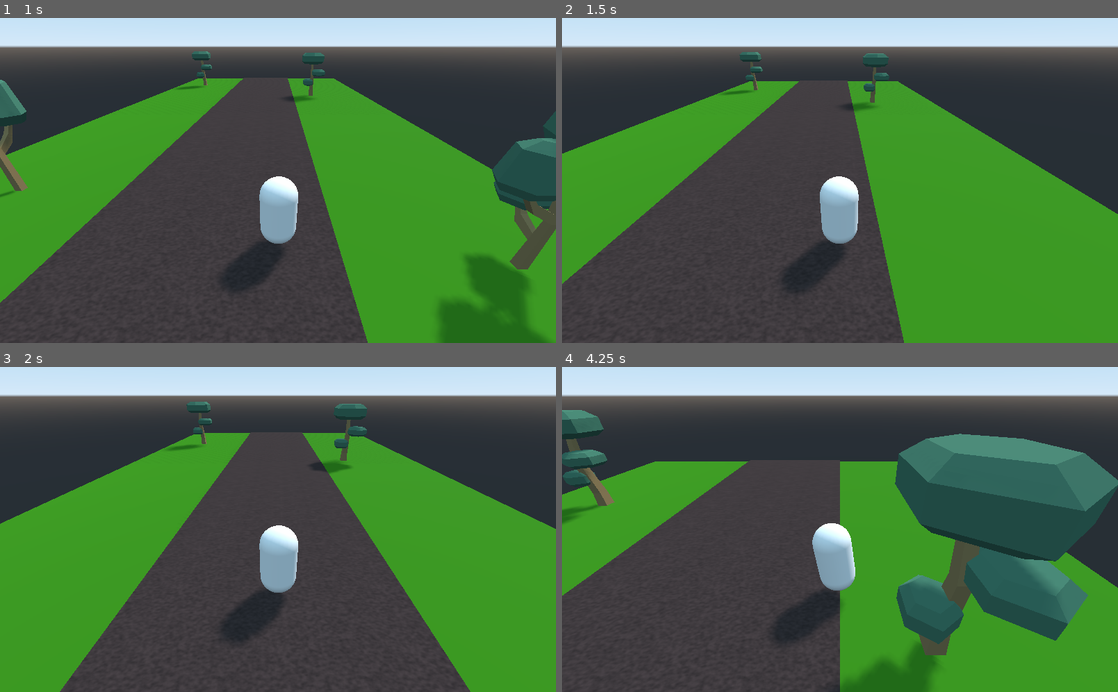
Above: before the commit, frames 1-4 (two rows, left to right).
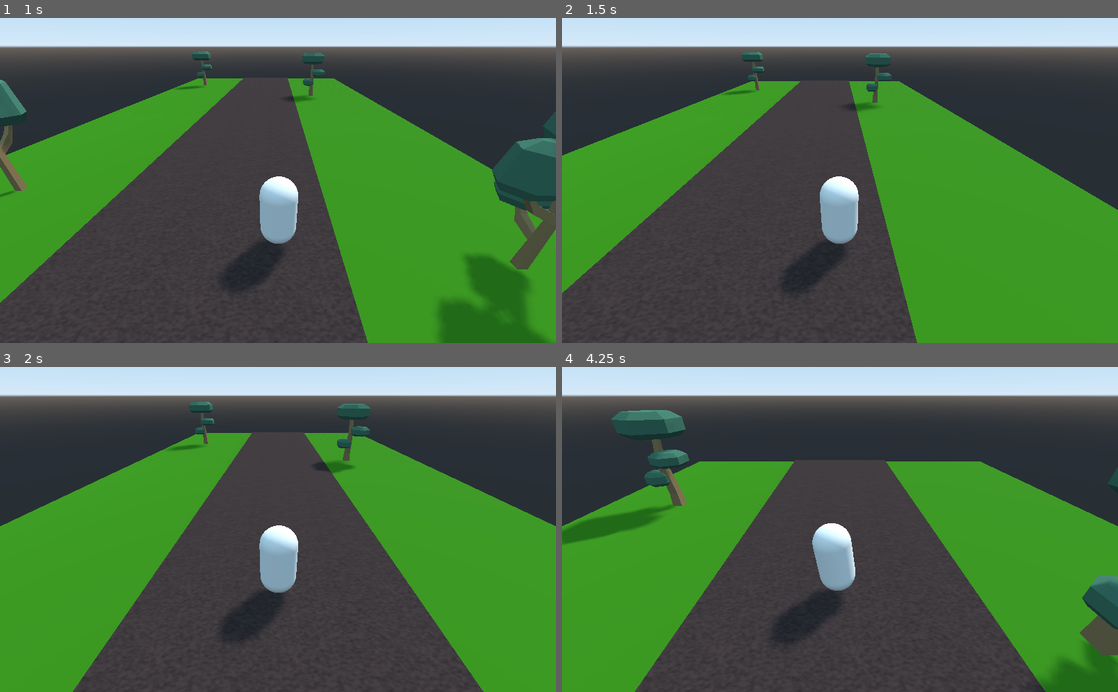
Above: after the commit, the same moments.

Repository: CSIXILL/godot_aitajuoksu_ma_2022
Game: Godot game, scene res://Main.tscn
Two runs of this game, one before a commit and one after it. Both use one fixed random seed, a clock stepped at 60 frames per second and the inputs below.
Inputs:
- Up to frame 1 (1 s): hold Right (move_right) from 0.53 s (still down)
- Up to frame 2 (1.5 s): release Right (move_right) at 1.28 s; hold Left (move_left) from 1.28 s (still down)
- Up to frame 3 (2 s): keep holding Left (move_left)
- Up to frame 4 (4.25 s): release Left (move_left) at 2.03 s; hold Right (move_right) 2.03-3.53 s; hold Left (move_left) from 3.53 s (still down)

Frame 1 is identical in both runs. In frame 2, 2.4% of the frame differs, in the area x 0-100%, y 10-100%; in frame 3, 2.8%; in frame 4, 51%, in the area x 0-100%, y 13-100%.

Commit message:
jump

Diff:
--- /dev/null
+++ b/Main.gd
@@ -0,0 +1,17 @@
+extends Spatial
+
+var run_speed: float = 8.0
+var jump_length: float = 5.5
+var jump_height: float = 2.0
+
+onready var player = $Player
+
+
+# Called when the node enters the scene tree for the first time.
+func _ready():
+	player.setup_jump(jump_length, jump_height, run_speed)
+
+
+# Called every frame. 'delta' is the elapsed time since the previous frame.
+#func _process(delta):
+#	pass
--- a/Main.tscn
+++ b/Main.tscn
@@ -1,9 +1,11 @@
-[gd_scene load_steps=3 format=2]
+[gd_scene load_steps=4 format=2]
 
 [ext_resource path="res://RoadStart.tscn" type="PackedScene" id=1]
 [ext_resource path="res://Player.tscn" type="PackedScene" id=2]
+[ext_resource path="res://Main.gd" type="Script" id=3]
 
 [node name="Main" type="Spatial"]
+script = ExtResource( 3 )
 
 [node name="RoadStart" parent="." instance=ExtResource( 1 )]
 transform = Transform( 1, 0, 0, 0, 1, 0, 0, 0, 1, 0, 0, 50 )
--- a/Player.gd
+++ b/Player.gd
@@ -1,6 +1,6 @@
 extends KinematicBody
 
-var run_speed := 8.0
+var run_speed: float
 var sidestep_speed := 5.0
 var velocity := Vector3()
 
@@ -8,6 +8,9 @@
 var step_freq: float = 2.0
 var step_height: float = 0.2
 var step_tilt: float = 8.0
+
+var gravity: float
+var jump_speed: float
 
 
 onready var body_hinge = $BodyHinge
@@ -29,3 +32,8 @@
 	velocity.x = sideways * sidestep_speed
 	velocity.z = -run_speed
 	move_and_slide(velocity)
+
+func setup_jump(length: float, height: float, speed: float):
+	run_speed = speed
+	gravity = 8.0 * height * speed * speed / (length * length)
+	jump_speed = 4.0 * height * speed / length
--- a/RoadBase.tscn
+++ b/RoadBase.tscn
@@ -23,6 +23,12 @@
 material = SubResource( 5 )
 size = Vector3( 8, 1.2, 50 )
 
+[sub_resource type="BoxShape" id=7]
+extents = Vector3( 1, 2.5, 25 )
+
+[sub_resource type="BoxShape" id=8]
+extents = Vector3( 1, 2.5, 25 )
+
 [node name="RoadBase" type="Spatial"]
 
 [node name="Grass" type="MeshInstance" parent="."]
@@ -37,9 +43,13 @@
 [node name="Colliders" type="Spatial" parent="Grass/Sand"]
 
 [node name="GuardRailRight" type="StaticBody" parent="Grass/Sand/Colliders"]
+transform = Transform( 1, 0, 0, 0, 1, 0, 0, 0, 1, -5, 3, 0 )
 
 [node name="CollisionShape" type="CollisionShape" parent="Grass/Sand/Colliders/GuardRailRight"]
+shape = SubResource( 7 )
 
 [node name="GuardRailLeft" type="StaticBody" parent="Grass/Sand/Colliders"]
+transform = Transform( 1, 0, 0, 0, 1, 0, 0, 0, 1, 5, 3, 0 )
 
 [node name="CollisionShape" type="CollisionShape" parent="Grass/Sand/Colliders/GuardRailLeft"]
+shape = SubResource( 8 )
Not shown: 1 places in RoadBase.tscn that only renumber resources
